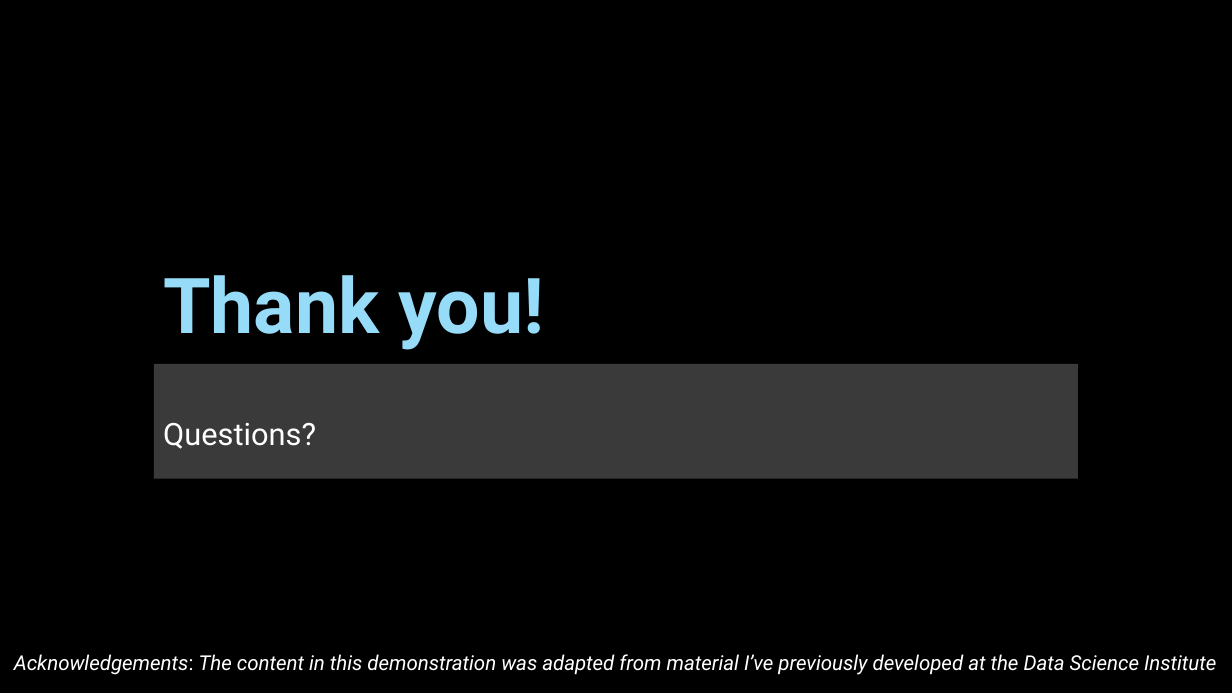
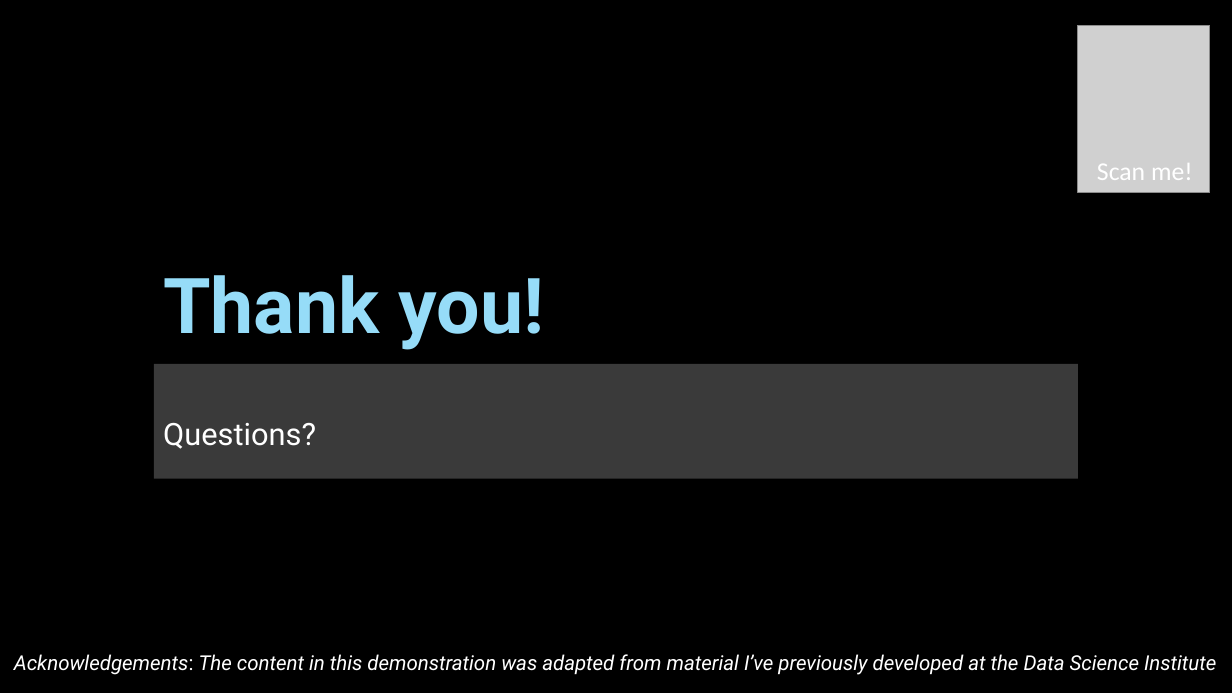
Before and after one commit to juliagallucci/Teaching_demonstrations, a slide deck: slide 26 of slide_decks/Correlation-Regression-demo2.pptx. Drawn at 1232x693 pixels with LibreOffice and Linux fonts; fonts in the diff are those of the drawing; grey boxes stand for pictures. Boxes give left, top, right and bottom in pixels: in the first picture for what was removed or moved away, otherwise in the second. Text is boxed around its words. In the diff, an @@ line names an element or a change of style, - is before the commit and + after.

```diff
--- a/slide_decks/Correlation-Regression-demo2.pptx
+++ b/slide_decks/Correlation-Regression-demo2.pptx
@@ picture added at (1079, 25, 1211, 192) @@
@@ text added at (1097, 163, 1193, 180), 20 pt, text #FFFFFF @@
+Scan me!
```
Also in this commit, not shown: 5 other slides changed.
